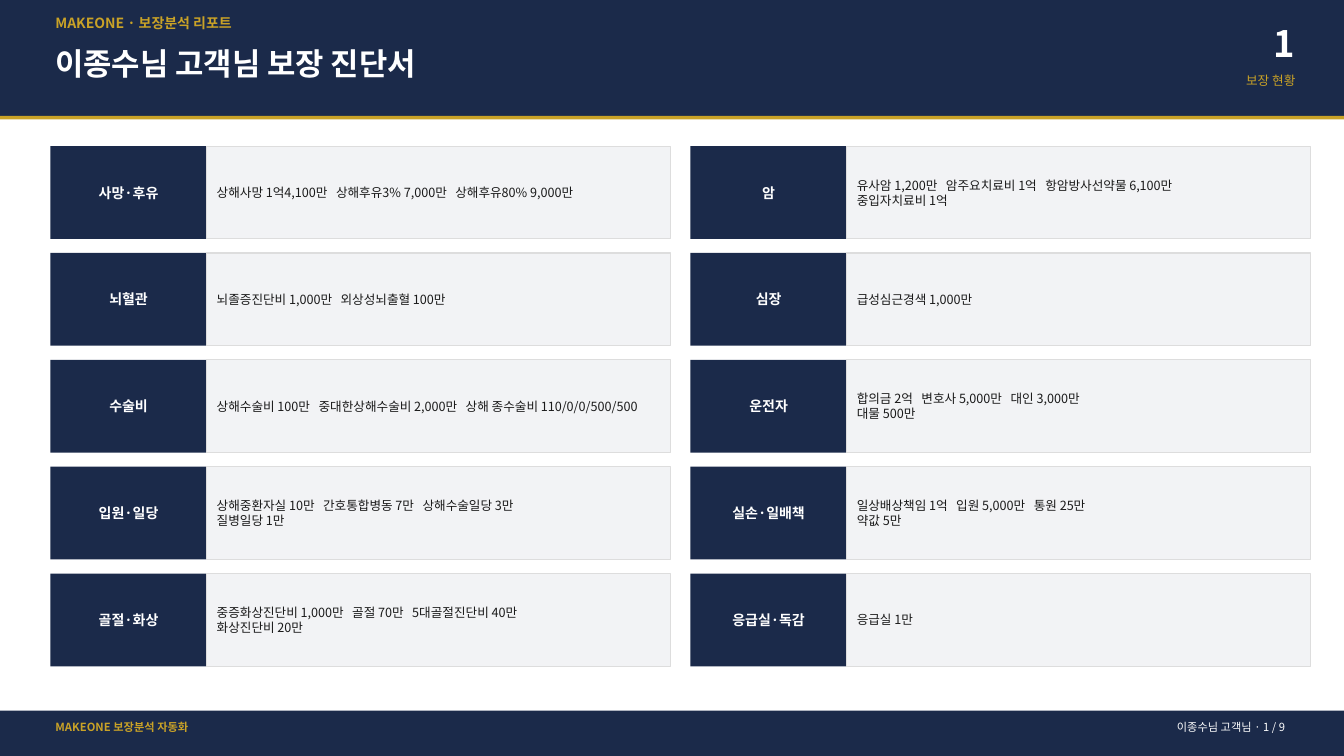
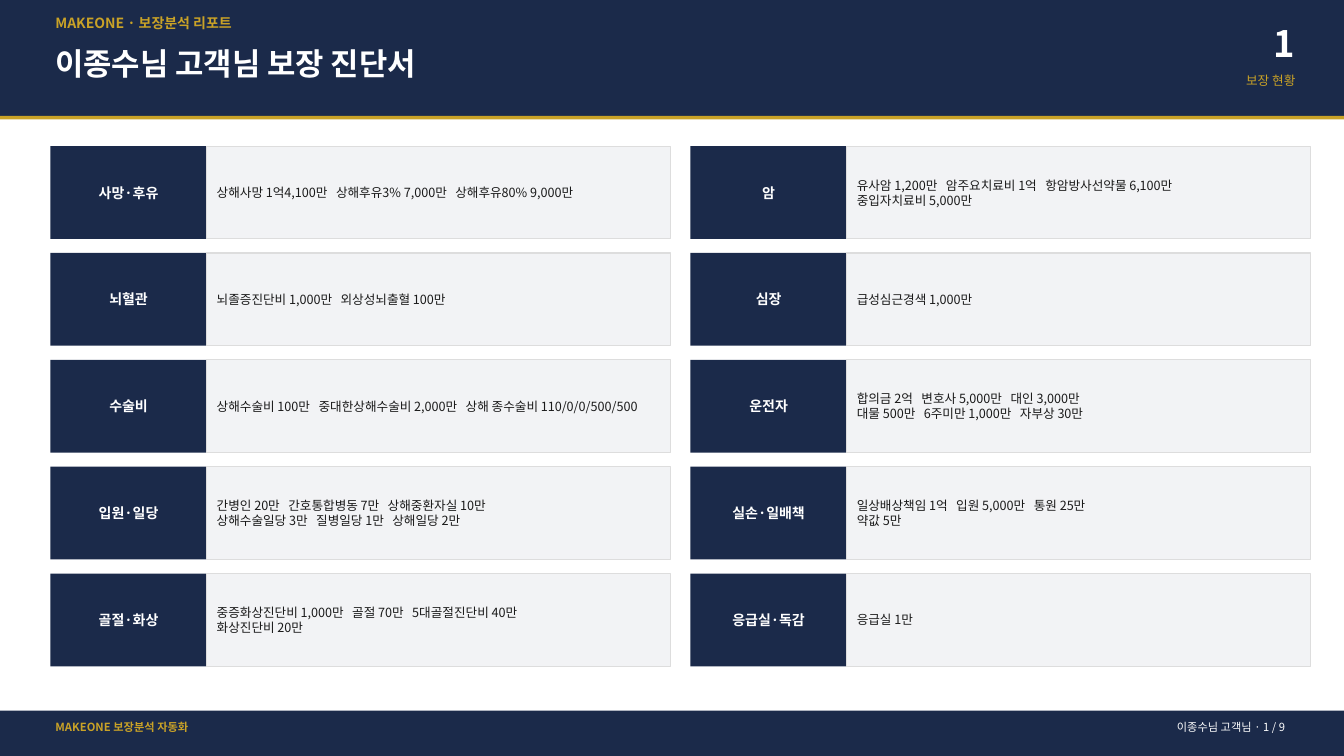
Before and after one commit to bokkile83-ui/barum-bunseok-backend, a slide deck: slide 2 of 보장설명서_이종수님_편집가능.pptx. Drawn at 1344x756 pixels with LibreOffice and Linux fonts; fonts in the diff are those of the drawing. Boxes give left, top, right and bottom in pixels: in the first picture for what was removed or moved away, otherwise in the second. Text is boxed around its words. In the diff, an @@ line names an element or a change of style, - is before the commit and + after.

```diff
--- a/보장설명서_이종수님_편집가능.pptx
+++ b/보장설명서_이종수님_편집가능.pptx
@@ text at (857, 194, 972, 207): text changed @@
-중입자치료비 1억
+중입자치료비 5,000만
@@ text at (857, 407, 1084, 420): text changed @@
-대물 500만
+대물 500만 6주미만 1,000만 자부상 30만
@@ text at (217, 499, 486, 526): text changed @@
-상해중환자실 10만 간호통합병동 7만 상해수술일당 3만
-질병일당 1만
+간병인 20만 간호통합병동 7만 상해중환자실 10만
+상해수술일당 3만 질병일당 1만 상해일당 2만
```
Also in this commit, not shown: 2 other slides changed, 4 other files.
